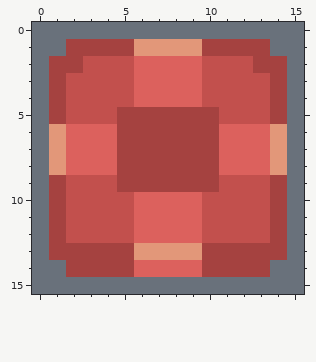
Pixel-art sprite: games/final/graphics/red.png. Above: the version before the commit.
The file is 16x16 pixels. Pixels under 10% opacity are left out.
After the commit:
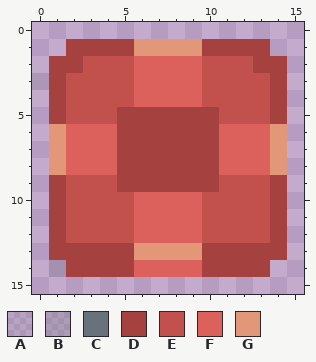
Palette (. is transparent): A #69717b20  B #69717b40  C #69717b  D #a54240  E #c2504d  F #dc615d  G #e29779
From old to new:
{"y":0,"x":0,"old":"CCCCCCCCCCCCCCCC","new":"................"}
{"y":1,"x":0,"old":"CC","new":".."}
{"y":1,"x":14,"old":"CC","new":".."}
{"y":2,"x":0,"old":"C","new":"."}
{"y":2,"x":15,"old":"C","new":"."}
{"y":3,"x":0,"old":"C","new":"A"}
{"y":3,"x":15,"old":"C","new":"."}
{"y":4,"x":0,"old":"C","new":"."}
{"y":4,"x":15,"old":"C","new":"."}
{"y":5,"x":0,"old":"C","new":"."}
{"y":5,"x":15,"old":"C","new":"."}
{"y":6,"x":0,"old":"C","new":"."}
{"y":6,"x":15,"old":"C","new":"."}
{"y":7,"x":0,"old":"C","new":"."}
{"y":7,"x":15,"old":"C","new":"."}
{"y":8,"x":0,"old":"C","new":"."}
{"y":8,"x":15,"old":"C","new":"."}
{"y":9,"x":0,"old":"C","new":"."}
{"y":9,"x":15,"old":"C","new":"."}
{"y":10,"x":0,"old":"C","new":"."}
{"y":10,"x":15,"old":"C","new":"."}
{"y":11,"x":0,"old":"C","new":"."}
{"y":11,"x":15,"old":"C","new":"."}
{"y":12,"x":0,"old":"C","new":"."}
{"y":12,"x":15,"old":"C","new":"."}
{"y":13,"x":0,"old":"C","new":"."}
{"y":13,"x":15,"old":"C","new":"."}
{"y":14,"x":0,"old":"CC","new":".B"}
{"y":14,"x":14,"old":"CC","new":".."}
{"y":15,"x":0,"old":"CCCCCCCCCCCCCCCC","new":"................"}
{"label":"changed","picture_box":[32,22,304,294]}
